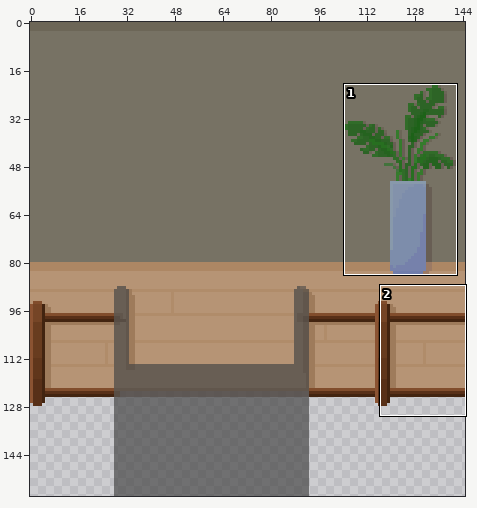
Two versions of one sprite sheet, Nat's stuff/Stair Top.png. The first picture is a wide view before the edit; the outline marks the close-up.
Close-up. Before:
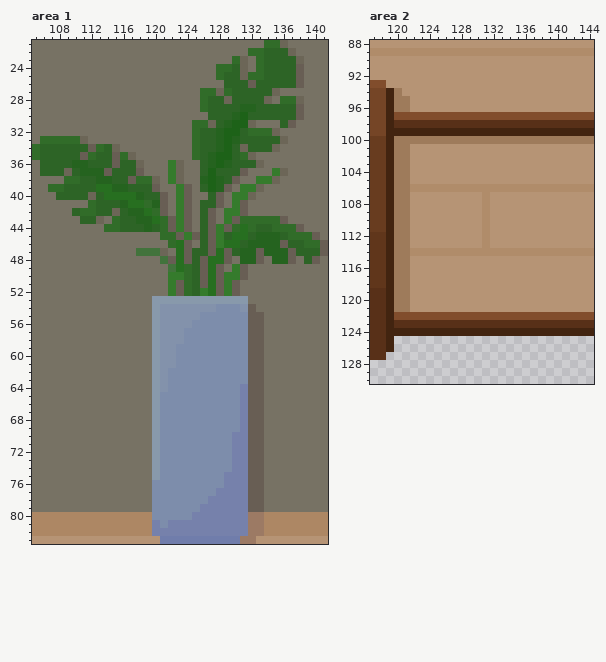
The file is 145x158 pixels. Colours within 5 levels of each other are drawn and written as one. Shown: area 1: x 105..141, y 21..83; area 2: x 117..144, y 88..130.
After the commit:
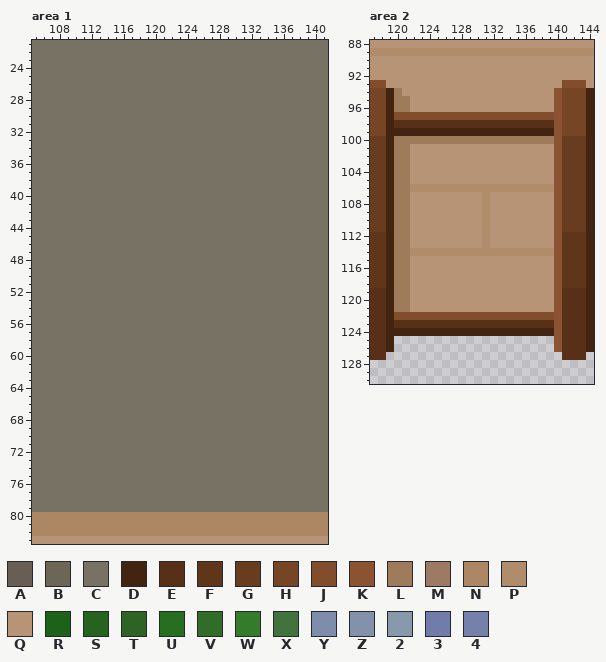
Palette (. is transparent): A #685e54  B #6c6657  C #777264  D #422410  E #583018  F #60361b  G #683c1f  H #754526  J #814d2c  K #8b5332  L #9e7b5b  M #9c7a64  N #ad8764  P #b08c6a  Q #b69475  R #1d6218  S #25631f  T #2d6426  U #276f20  V #316c29  W #357b2c  X #42733c  Y #7d8dab  Z #8392ab  2 #8899ab  3 #707dab  4 #7681ab
The exact change:
Area 1:
y 21: x 134..136 VVB -> CCC
y 22: x 132..137 VVTTTB -> CCCCCC
y 23: x 130..131 VB -> CC; x 133..138 VTTTTB -> CCCCCC
y 24: x 128..131 VVTB -> CCCC; x 133..138 VTTTTA -> CCCCCC
y 25: x 128..138 VTTBVVTTTTA -> CCCCCCCCCCC
y 26: x 129..138 TTTATTTTTA -> CCCCCCCCCC
y 27: x 126..135 VVBVTTTTTB -> CCCCCCCCCC
y 28: x 126..134 VTTBTTTTB -> CCCCCCCCC; x 136..138 VVB -> CCC
y 29: x 126..138 VTTTTSSTTTTTA -> CCCCCCCCCCCCC
y 30: x 127..138 TTTSRTTTTTTA -> CCCCCCCCCCCC
y 31: x 125..132 VVBTSRRB -> CCCCCCCC; x 136..137 TA -> CC
y 32: x 125..135 VTTSRRTVVVB -> CCCCCCCCCCC
y 33: x 106..111 VVVVVB -> CCCCCC; x 125..136 VTTSRSTTTTTB -> CCCCCCCCCCCC
y 34: x 105..115 VTTTTTTAVTB -> CCCCCCCCCCC; x 125..135 VTTSRTBTTTB -> CCCCCCCCCCC
y 35: x 105..117 VTTTTTAVTTAVB -> CCCCCCCCCCCCC; x 125..132 VTSRRTVB -> CCCCCCCC
y 36: x 106..118 TTTTSSTTTATTB -> CCCCCCCCCCCCC; x 122..123 WB -> CC; x 126..133 TSRSTTTB -> CCCCCCCC
y 37: x 106..118 TTTBTSSSATTTA -> CCCCCCCCCCCCC; x 122..123 WB -> CC; x 126..131 TRTTTA -> CCCCCC; x 135..136 WB -> CC
y 38: x 109..120 VVTTSSTTAVVB -> CCCCCCCCCCCC; x 122..123 WB -> CC; x 126..130 SRSTA -> CCCCC; x 133..135 WWB -> CCC
y 39: x 107..120 VVTTTTUUSSTTTA -> CCCCCCCCCCCCCC; x 123..124 WA -> CC; x 126..129 TRSA -> CCCC; x 131..133 WWB -> CCC
y 40: x 108..121 TTTTBTUUUUSTTA -> CCCCCCCCCCCCCC; x 123..124 WA -> CC; x 127..128 TA -> CC; x 130..132 WWB -> CCC
y 41: x 112..121 VTTTSUUVSA -> CCCCCCCCCC; x 123..124 WA -> CC; x 126..128 TTA -> CCC; x 130..131 WA -> CC
y 42: x 110..121 TVVTTBTSSUVA -> CCCCCCCCCCCC; x 123..124 WA -> CC; x 126..127 TA -> CC; x 129..131 WWA -> CCC
y 43: x 111..113 TTB -> CCC; x 115..124 VTTSSUVAWA -> CCCCCCCCCC; x 126..127 TA -> CC; x 129..136 WAVVVVVA -> CCCCCCCC
y 44: x 114..124 VVTTTSTVAWA -> CCCCCCCCCCC; x 126..138 TAWAVUVTTVVVA -> CCCCCCCCCCCCC
y 45: x 121..140 VVAWATAWTUUTSSSTVVVA -> CCCCCCCCCCCCCCCCCCCC
y 46: x 122..124 VUA -> CCC; x 126..141 TAWUUTSSSSATTVVA -> CCCCCCCCCCCCCCCC
y 47: x 118..121 XXXB -> CCCC; x 123..141 UATTAUATSSASSSATTTA -> CCCCCCCCCCCCCCCCCCC
y 48: x 121..129 XAUATAUUA -> CCCCCCCCC; x 131..133 SSA -> CCC; x 135..137 SSA -> CCC; x 139..140 TA -> CC
y 49: x 122..128 XUVTAUA -> CCCCCCC; x 130..131 WA -> CC
y 50: x 122..131 WWVTAUAWWA -> CCCCCCCCCC
y 51: x 122..130 WAVTAUAWA -> CCCCCCCCC
y 52: x 122..130 WAVTWUAWA -> CCCCCCCCC
y 53: x 120..131 222222222222 -> CCCCCCCCCCCC
y 54: x 120..132 2ZZZZZZZYYYZA -> CCCCCCCCCCCCC
y 55: x 120..133 2ZZZZZYYYYYYAA -> CCCCCCCCCCCCCC
y 56: x 120..133 2ZZZZYYYYYYYAA -> CCCCCCCCCCCCCC
y 57..58: x 120..133 2ZZZYYYYYYYYAA -> CCCCCCCCCCCCCC
y 59..61: x 120..133 2ZZYYYYYYYYYAA -> CCCCCCCCCCCCCC
y 62..63: x 120..133 2ZYYYYYYYYYYAA -> CCCCCCCCCCCCCC
y 64: x 120..133 2ZYYYYYYYYY4AA -> CCCCCCCCCCCCCC
y 65..69: x 120..133 2YYYYYYYYYY4AA -> CCCCCCCCCCCCCC
y 70..74: x 120..133 2YYYYYYYYY44AA -> CCCCCCCCCCCCCC
y 75: x 120..133 2YYYYYYYY444AA -> CCCCCCCCCCCCCC
y 76: x 120..133 YYYYYYYYY444AA -> CCCCCCCCCCCCCC
y 77: x 120..133 YYYYYYYY4444AA -> CCCCCCCCCCCCCC
y 78: x 120..133 YYYYYYY44444AA -> CCCCCCCCCCCCCC
y 79: x 120..133 YYYYYY444444AA -> CCCCCCCCCCCCCC
y 80: x 120..133 YYYYY4444444MM -> NNNNNNNNNNNNNN
y 81: x 120..133 4Y4444444444MM -> NNNNNNNNNNNNNN
y 82: x 120..133 444444444444MM -> NNNNNNNNNNNNNN
y 83: x 121..132 3333333333MM -> QQQQQQQQQQQQ
Area 2:
y 93: x 141..143 QQQ -> JJJ
y 94..96: x 140..144 QQQQQ -> KHHHD
y 97: x 140..144 JJJJJ -> KHHHD
y 98: x 140..144 EEEEE -> KHHHD
y 99: x 140..143 DDDD -> KHHH
y 100: x 140..144 LLLLL -> KGGGD
y 101..105: x 140..144 QQQQQ -> KGGGD
y 106: x 140..144 PPPPP -> KGGGD
y 107..111: x 140..144 QQQQQ -> KGGGD
y 112..113: x 140..144 QQQQQ -> KFFFD
y 114: x 140..144 PPPPP -> KFFFD
y 115..118: x 140..144 QQQQQ -> KFFFD
y 119..121: x 140..144 QQQQQ -> KEEED
y 122: x 140..144 JJJJJ -> KEEED
y 123: x 140 E -> K; x 144 E -> D
y 124: x 140..143 DDDD -> KEEE
y 125..126: x 140..144 ..... -> KEEED
y 127: x 141..143 ... -> EEE
